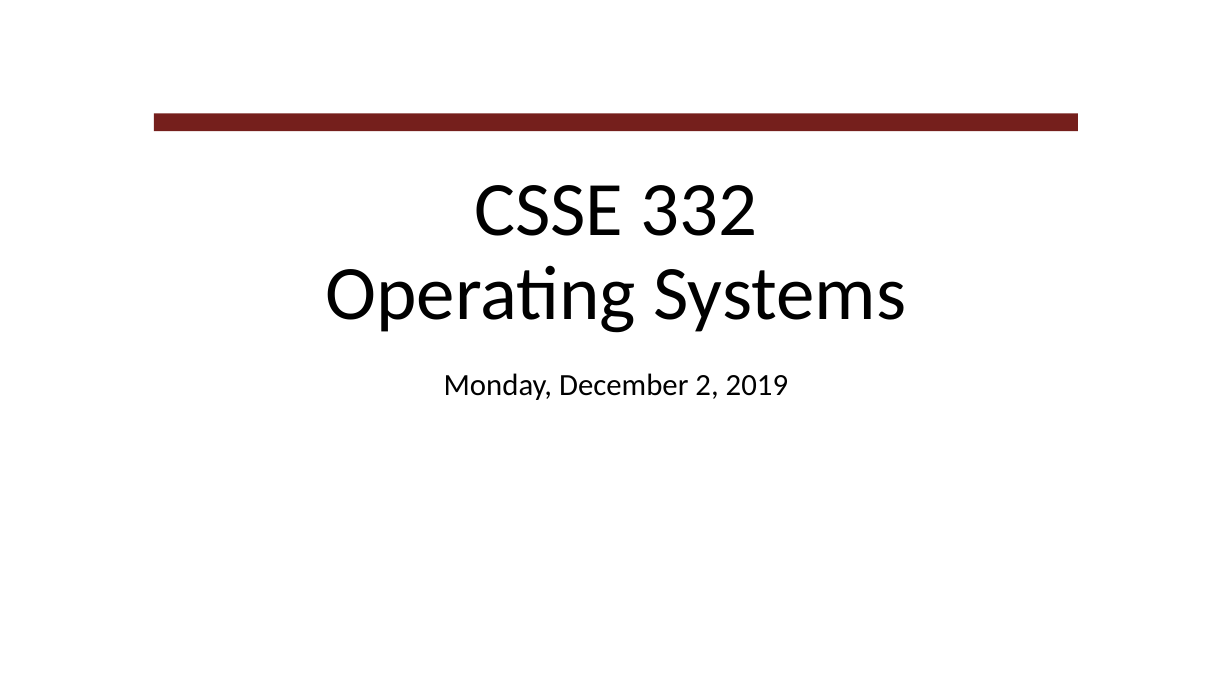
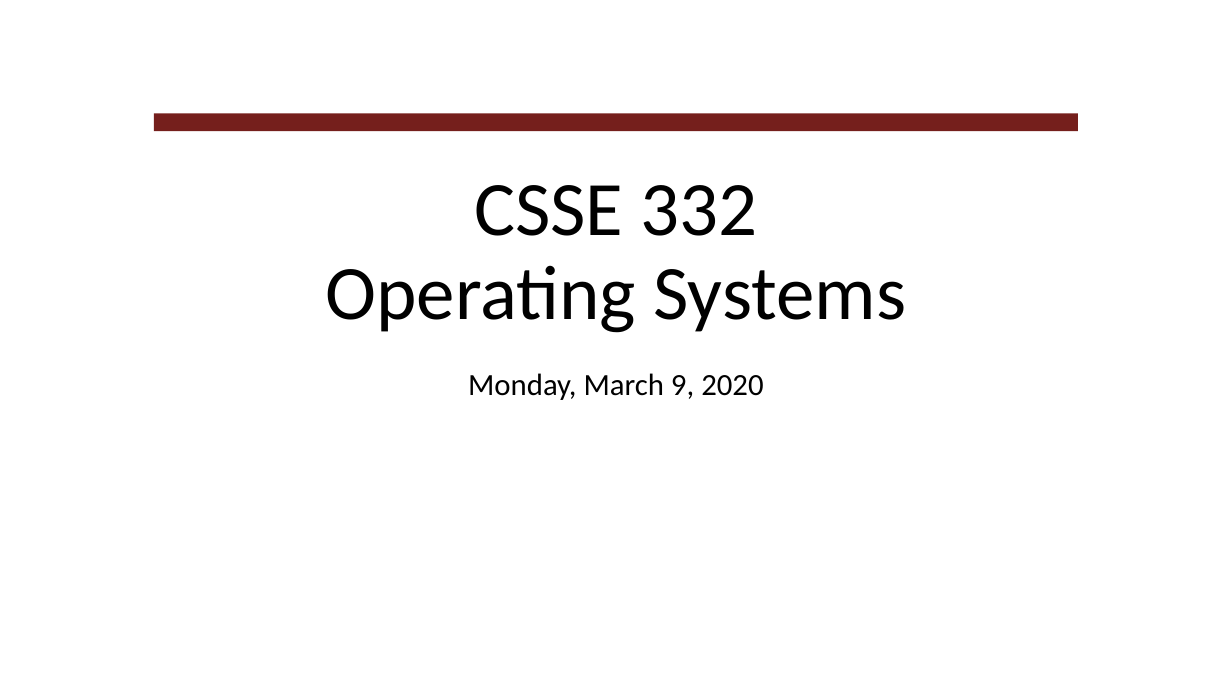
Before and after one commit to RHIT-CSSE/csse332, a slide deck: slide 1 of ClassMaterials/C_Pointers/C_KeyConcepts.pptx. Drawn at 1232x693 pixels with LibreOffice and Linux fonts; fonts in the diff are those of the drawing; background and template pictures are left out. Boxes give left, top, right and bottom in pixels: in the first picture for what was removed or moved away, otherwise in the second. Text is boxed around its words. In the diff, an @@ line names an element or a change of style, - is before the commit and + after.

```diff
--- a/ClassMaterials/C_Pointers/C_KeyConcepts.pptx
+++ b/ClassMaterials/C_Pointers/C_KeyConcepts.pptx
@@ subtitle at bbox=[468, 373, 763, 400]: text changed @@
-Monday, December 2, 2019
+Monday, March 9, 2020
```
Also in this commit, not shown: 6 other slides changed, 1 slide added.
